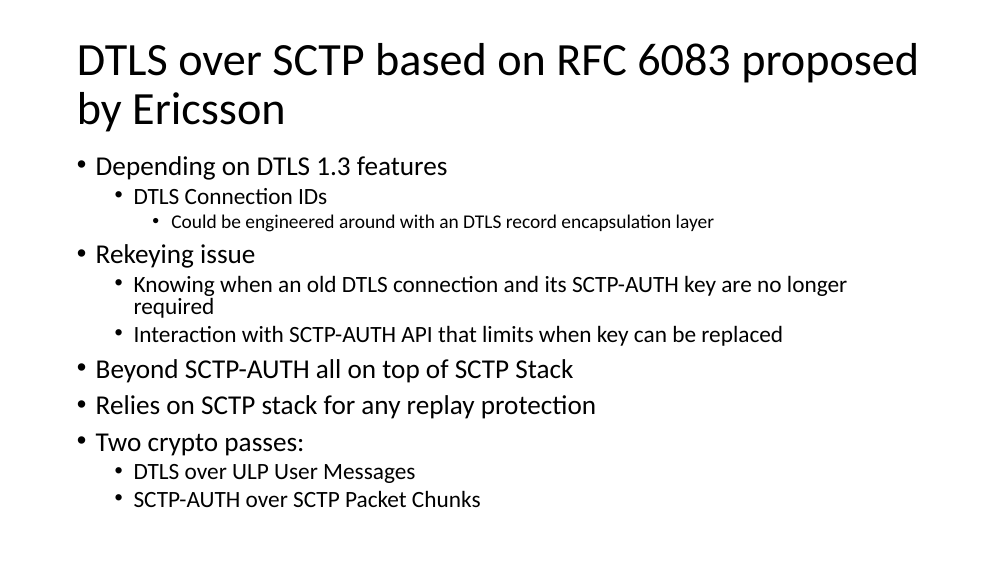
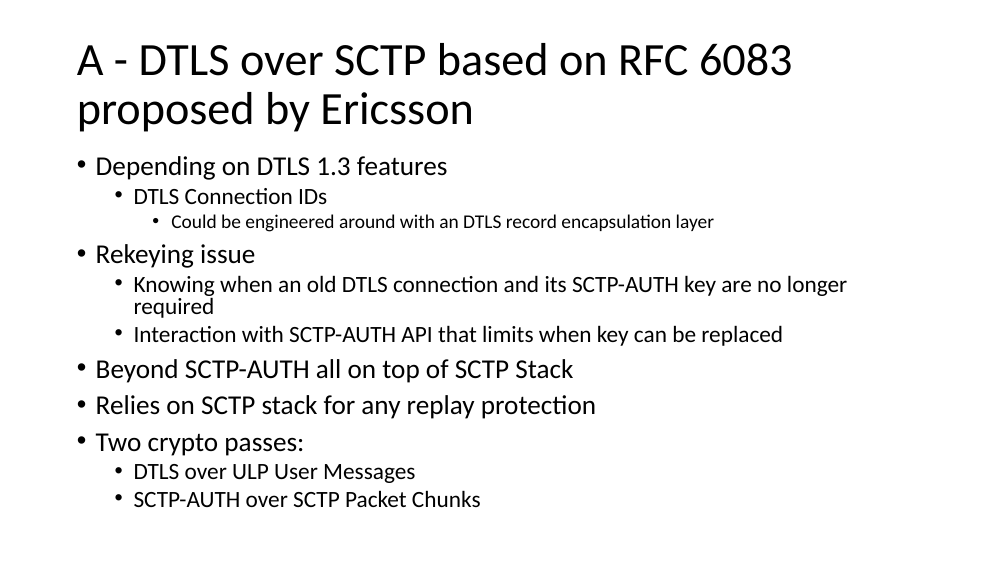
Before and after one commit to sctplab/sctp-dtls-requirements, a slide deck: slide 9 of dtls-for-sctp-design-team-report.pptx (slide 8 before the commit). Drawn at 1008x567 pixels with LibreOffice and Linux fonts; fonts in the diff are those of the drawing. Boxes give left, top, right and bottom in pixels: in the first picture for what was removed or moved away, otherwise in the second. Text is boxed around its words. In the diff, an @@ line names an element or a change of style, - is before the commit and + after.

Commit message:
Some edits and proposed future slides from the DT meeting.

```diff
--- a/dtls-for-sctp-design-team-report.pptx
+++ b/dtls-for-sctp-design-team-report.pptx
@@ title at [77, 43, 793, 132]: text changed @@
-DTLS over SCTP based on RFC 6083 proposed by Ericsson
+A - DTLS over SCTP based on RFC 6083 proposed by Ericsson
```
Also in this commit, not shown: 5 other slides changed, 3 slides added.
